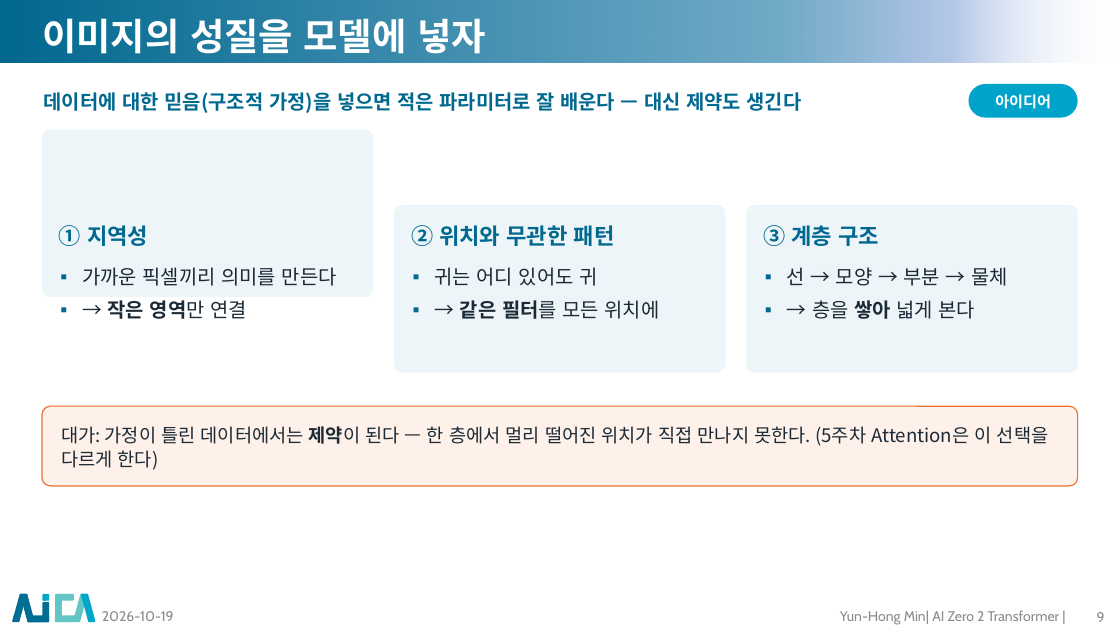
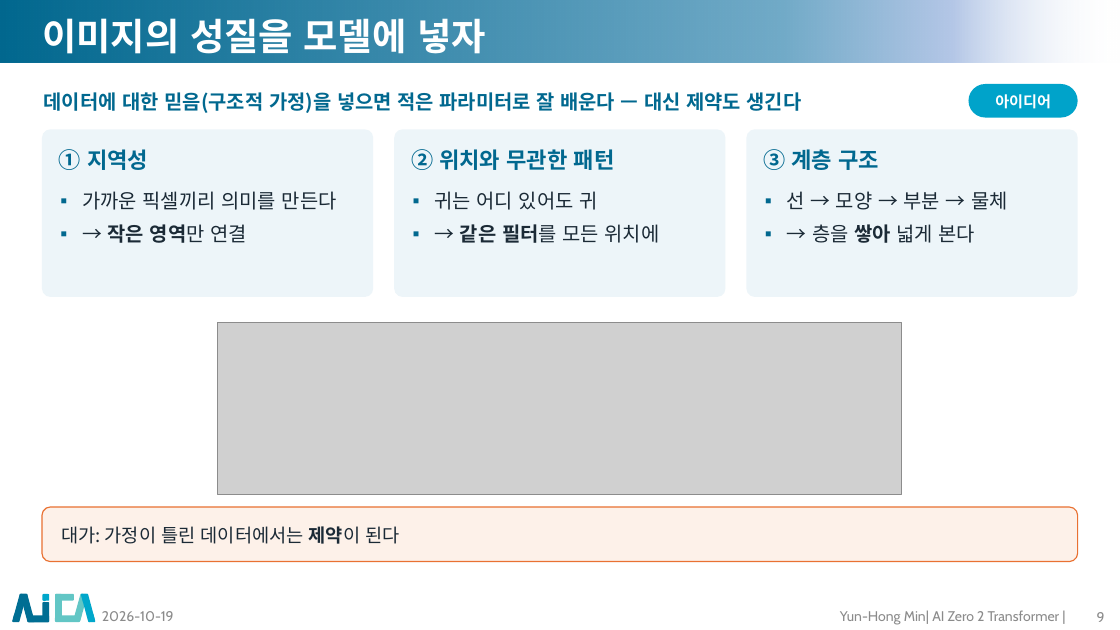
Before and after one commit to myunhh/AI-Zero-2-Transformers, a slide deck: slide 9 of lectures/week03_cnn_and_deep_learning.pptx. Drawn at 1120x630 pixels with LibreOffice and Linux fonts; fonts in the diff are those of the drawing; grey boxes stand for pictures; background and template pictures are left out. Boxes give left, top, right and bottom in pixels: in the first picture for what was removed or moved away, otherwise in the second. Text is boxed around its words. In the diff, an @@ line names an element or a change of style, - is before the commit and + after.

```diff
--- a/lectures/week03_cnn_and_deep_learning.pptx
+++ b/lectures/week03_cnn_and_deep_learning.pptx
@@ 6 texts, 2 rounded rectangles: place and size @@
-6 texts, 2 rounded rectangles at (59,205,1078,373)
+6 texts, 2 rounded rectangles at (59,129,1078,297)
@@ picture added at (218,323,902,495) @@
@@ rounded rectangle "대가: 가정이 틀린 데이터에서는 제약이 ...": place and size @@
-rounded rectangle "대가: 가정이 틀린 데이터에서는 제약이 ..." at (42,407,1078,486)
+rounded rectangle "대가: 가정이 틀린 데이터에서는 제약이 ..." at (42,507,1078,562)
@@ rounded rectangle "대가: 가정이 틀린 데이터에서는 제약이 ..." at (42,507,1078,562): proportions changed @@
@@ text in rounded rectangle at (61,526,399,544): text changed @@
-대가: 가정이 틀린 데이터에서는 제약이 된다 — 한 층에서 멀리 떨어진 위치가 직접 만나지 못한다. (5주차 Attention은 이 선택을 다르게 한다)
+대가: 가정이 틀린 데이터에서는 제약이 된다
```
Also in this commit, not shown: 30 other slides changed, 17 other files.
